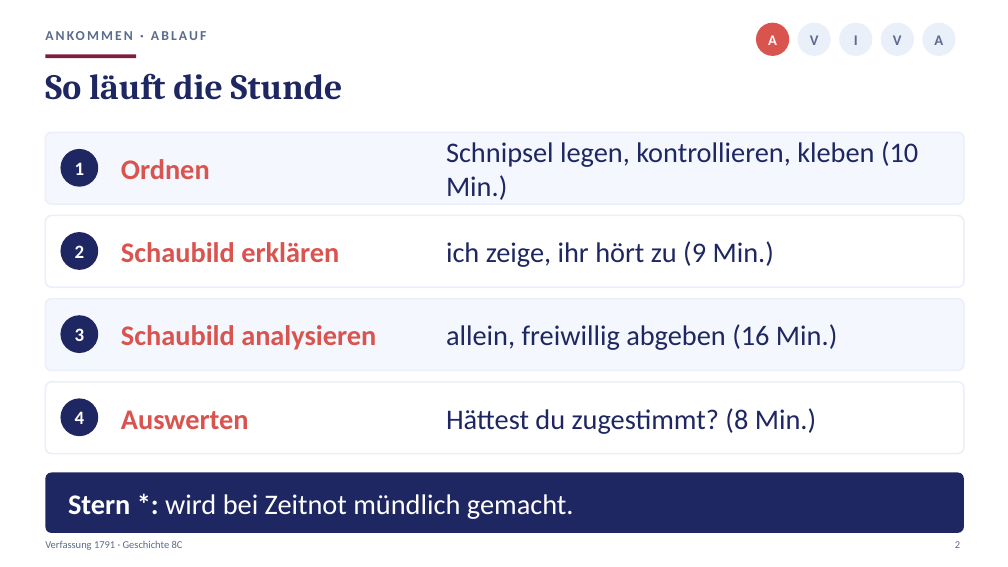
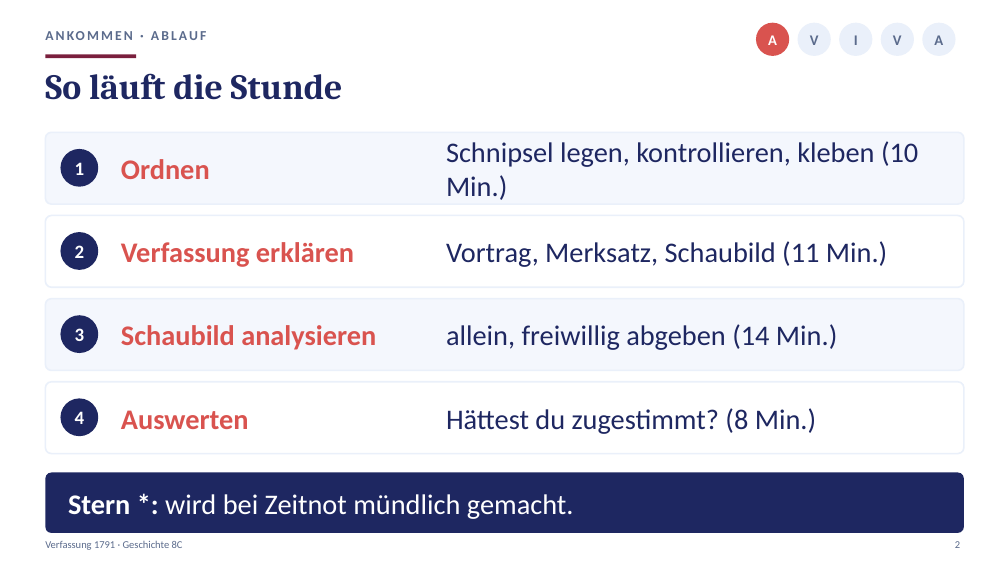
Before and after one commit to golzkonstantin-gif/Schule, a slide deck: slide 2 of Geschichte_8/Stunde5_Verfassung/Praesentation_Stunde5_Verfassung_8C.pptx. Drawn at 1008x567 pixels with LibreOffice and Linux fonts; fonts in the diff are those of the drawing. Boxes give left, top, right and bottom in pixels: in the first picture for what was removed or moved away, otherwise in the second. Text is boxed around its words. In the diff, an @@ line names an element or a change of style, - is before the commit and + after.

```diff
--- a/Geschichte_8/Stunde5_Verfassung/Praesentation_Stunde5_Verfassung_8C.pptx
+++ b/Geschichte_8/Stunde5_Verfassung/Praesentation_Stunde5_Verfassung_8C.pptx
@@ text at [121,242,354,267]: text changed @@
-Schaubild erklären
+Verfassung erklären
@@ text at [446,241,887,267]: text changed @@
-ich zeige, ihr hört zu (9 Min.)
+Vortrag, Merksatz, Schaubild (11 Min.)
@@ text at [446,324,837,350]: text changed @@
-allein, freiwillig abgeben (16 Min.)
+allein, freiwillig abgeben (14 Min.)
```
Also in this commit, not shown: 7 other slides changed, 2 slides added, 1 slide removed, 11 other files.
